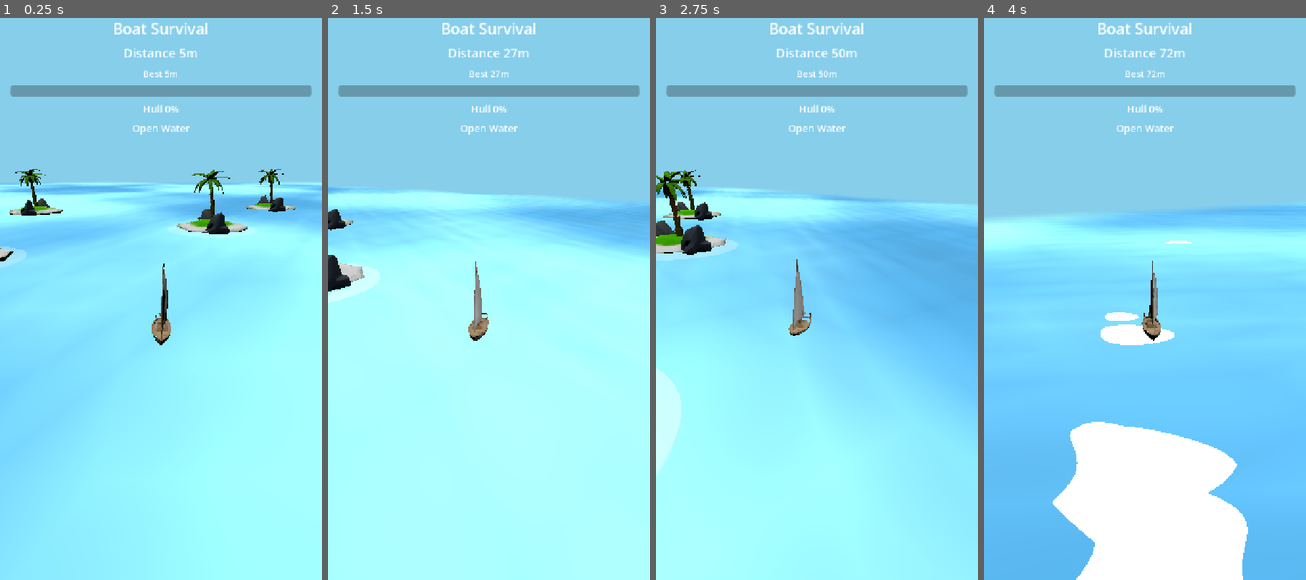
Above: before the commit, frames 1-4 (left to right).
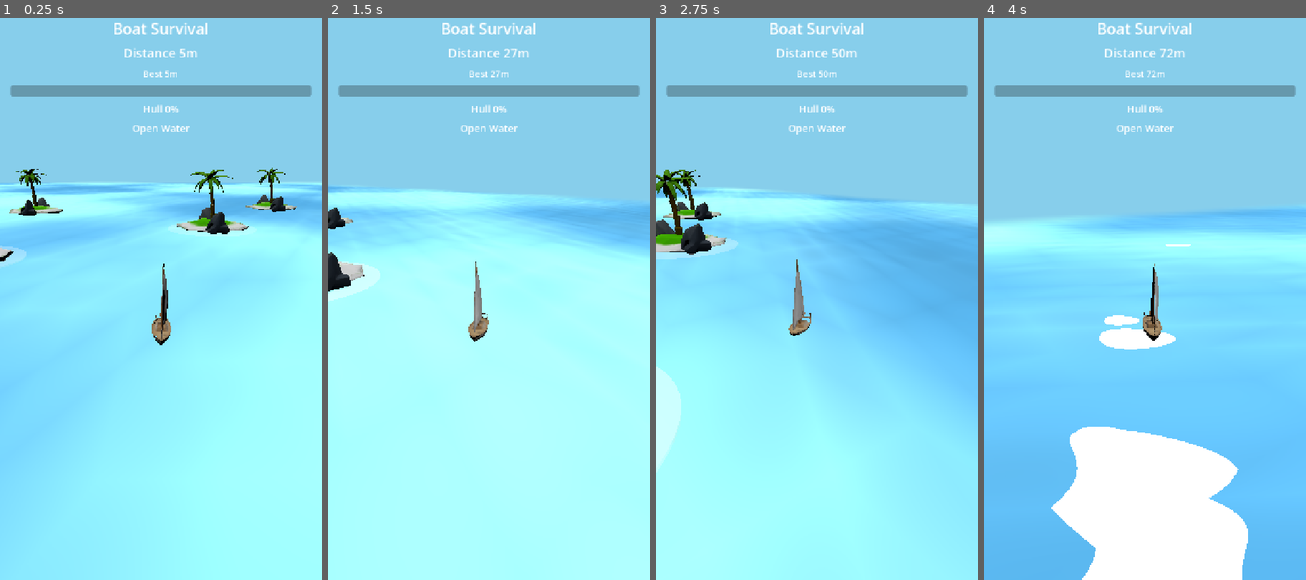
Above: after the commit, the same moments.

Repository: lseyesl/ai_game_board
Game: Godot game, scene res://scenes/main/Main.tscn
Two runs of this game, one before a commit and one after it. Both use one fixed random seed, a clock stepped at 60 frames per second and the inputs below.
Inputs (mouse positions are in pixels of both pictures, inside the frame that each line leads up to):
- Up to frame 1 (0.25 s): no input
- Up to frame 2 (1.5 s): tap Enter (ui_accept) at 0.5, 0.77 s; move the mouse to (559, 265) at 0.52 s; hold Right (ui_right) 0.53-1.28 s; click (559, 265) at 0.67 s; move the mouse to (424, 321) at 1.27 s; hold Left (ui_left) from 1.28 s (still down)
- Up to frame 3 (2.75 s): tap Enter (ui_accept) at 1.52 s; move the mouse to (849, 169) at 2.02 s; release Left (ui_left) at 2.03 s; hold Right (ui_right) from 2.03 s (still down)
- Up to frame 4 (4 s): move the mouse to (1128, 405) at 2.77 s; click (1128, 405) at 2.92 s; tap Enter (ui_accept) at 3.02, 3.77 s; move the mouse to (1241, 377) at 3.52 s; release Right (ui_right) at 3.53 s; hold Left (ui_left) from 3.53 s (still down)

The runs differ from the first frame. In frame 1, 0.6% of the frame differs, in the area x 0-93%, y 26-54%; in frame 2, 0.3%; in frame 3, 0.4%; in frame 4, 1.6%, in the area x 20-100%, y 33-100%.

Commit message:
fix: smooth ship landing transition from wave launch to bob
When ship lands after wave launch, Y position snapped from gravity-driven to sine bob, causing a visible jump. Now: land toward bob_y (not fixed base_y), lerp position during transition, decay wave_vertical_velocity gradually, and always apply pitch/roll tilt even during wave flight.

Ultraworked with [Sisyphus](https://github.com/code-yeongyu/oh-my-openagent)

Co-authored-by: Sisyphus <clio-agent@sisyphuslabs.ai>

Diff:
--- a/scripts/ship/ship_controller.gd
+++ b/scripts/ship/ship_controller.gd
@@ -52,20 +52,25 @@
 	rotate_y(-(steering_axis_smoothed + wave_turn_velocity) * turn_speed * delta)
 	wave_turn_velocity = move_toward(wave_turn_velocity, 0.0, wave_turn_damping * delta)
 
-	if wave_vertical_velocity > 0.0 or position.y > base_y + 0.05:
+	var t := Time.get_ticks_msec() / 1000.0
+	var speed_factor := clampf(forward_speed / 18.0, 0.3, 1.5)
+	var bob_offset := (sin(t * 2.0) + sin(t * 3.7) * 0.3 + sin(t * 0.8) * 0.5) * bob_strength * speed_factor
+	var bob_y := base_y + bob_offset
+	var pitch := sin(t * 2.0 + 0.5) * pitch_strength * speed_factor
+	var roll := sin(t * 1.3 + 1.0) * roll_strength * speed_factor
+
+	if wave_vertical_velocity > 0.0 or position.y > bob_y + 0.05:
 		wave_vertical_velocity -= gravity * delta
 		position.y += wave_vertical_velocity * delta
-		if position.y <= base_y:
-			position.y = base_y
-			wave_vertical_velocity = 0.0
-		_apply_boat_tilt(0.0, 0.0)
+		var land_blend := clampf(delta * 3.0, 0.0, 1.0)
+		if position.y <= bob_y:
+			position.y = lerpf(position.y, bob_y, land_blend)
+			wave_vertical_velocity = move_toward(wave_vertical_velocity, 0.0, delta * 8.0)
+			if absf(position.y - bob_y) < 0.02 and absf(wave_vertical_velocity) < 0.5:
+				wave_vertical_velocity = 0.0
+		_apply_boat_tilt(pitch, roll)
 	else:
-		var t := Time.get_ticks_msec() / 1000.0
-		var speed_factor := clampf(forward_speed / 18.0, 0.3, 1.5)
-		var bob_offset := (sin(t * 2.0) + sin(t * 3.7) * 0.3 + sin(t * 0.8) * 0.5) * bob_strength * speed_factor
-		position.y = base_y + bob_offset
-		var pitch := sin(t * 2.0 + 0.5) * pitch_strength * speed_factor
-		var roll := sin(t * 1.3 + 1.0) * roll_strength * speed_factor
+		position.y = bob_y
 		_apply_boat_tilt(pitch, roll)
 
 	var forward_delta := -transform.basis.z.normalized() * forward_speed * delta
@@ -99,7 +104,7 @@
 func apply_wave_profile(profile) -> void:
 	wave_turn_velocity += profile.turn_push
 	if profile.lift_force > 0.0:
-		wave_vertical_velocity = max(wave_vertical_velocity, profile.lift_force)
+		wave_vertical_velocity = maxf(wave_vertical_velocity, profile.lift_force)
 
 	if run_model == null:
 		return
